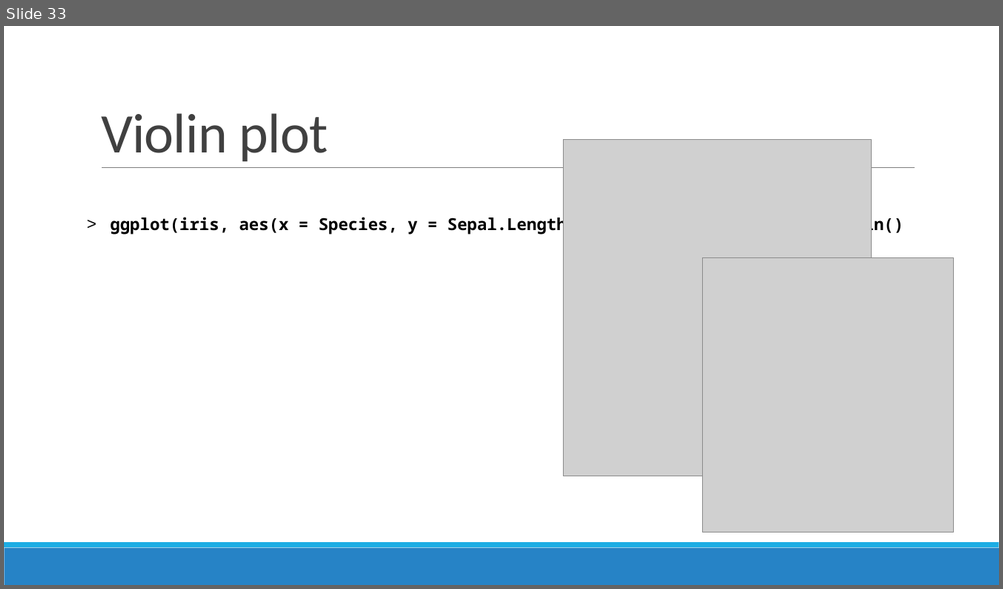
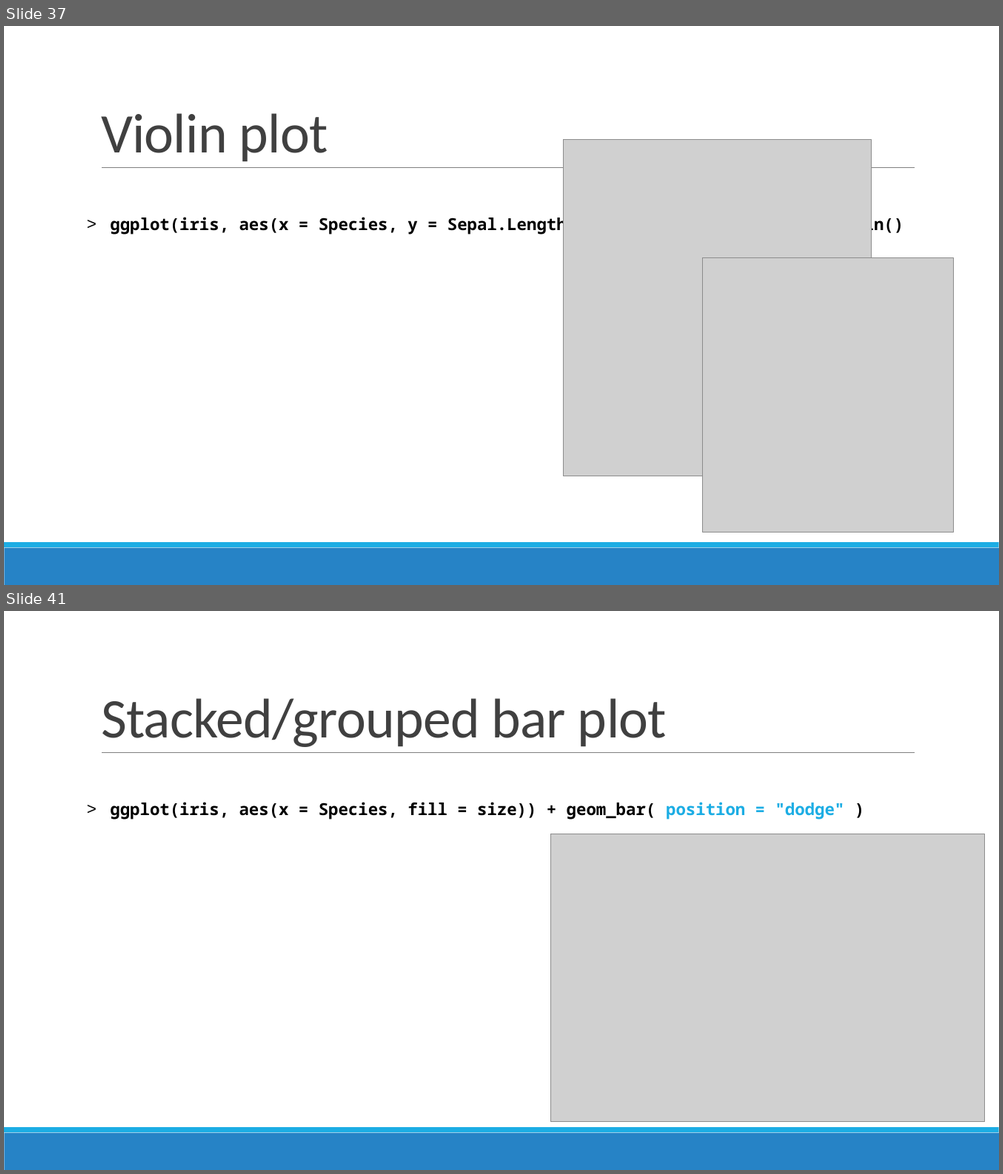
Before and after one commit to sjspielman/bio5312_fall2017, a slide deck: slides/day2_intro_to_tidyverse.pptx. Shown one above the other, each under a label of ours: slide 33 before the commit, slides 37 and 41 after it; the slides between them are not shown. The pictures are 1003x589 and 1003x1174 pixels, drawn with LibreOffice and Linux fonts; fonts in the diff are those of the drawing; grey boxes stand for pictures. Boxes give left, top, right and bottom in pixels: in the first picture for what was removed or moved away, otherwise in the second. Text is boxed around its words. In the diff, an @@ line names an element or a change of style, - is before the commit and + after.

```diff
--- a/slides/day2_intro_to_tidyverse.pptx
+++ b/slides/day2_intro_to_tidyverse.pptx
@@ slide 41 added at bbox=[4, 611, 999, 1170], background #FFFFFF; not listed: 3 template elements that a slide beside it also shows @@
@@ title added at bbox=[101, 698, 666, 747], 54 pt, text #404040 @@
+Stacked/grouped bar plot
@@ text added at bbox=[110, 802, 845, 820], 16 pt, text #000000, bold @@
+> ggplot(iris, aes(x = Species, fill = size)) + geom_bar( position = "dodge" )
@@ picture added at bbox=[551, 834, 985, 1122] @@
@@ what was slide 33 is now slide 37 @@
```
Also in this commit, not shown: 4 slides changed, 8 other slides added, 9 other files.
